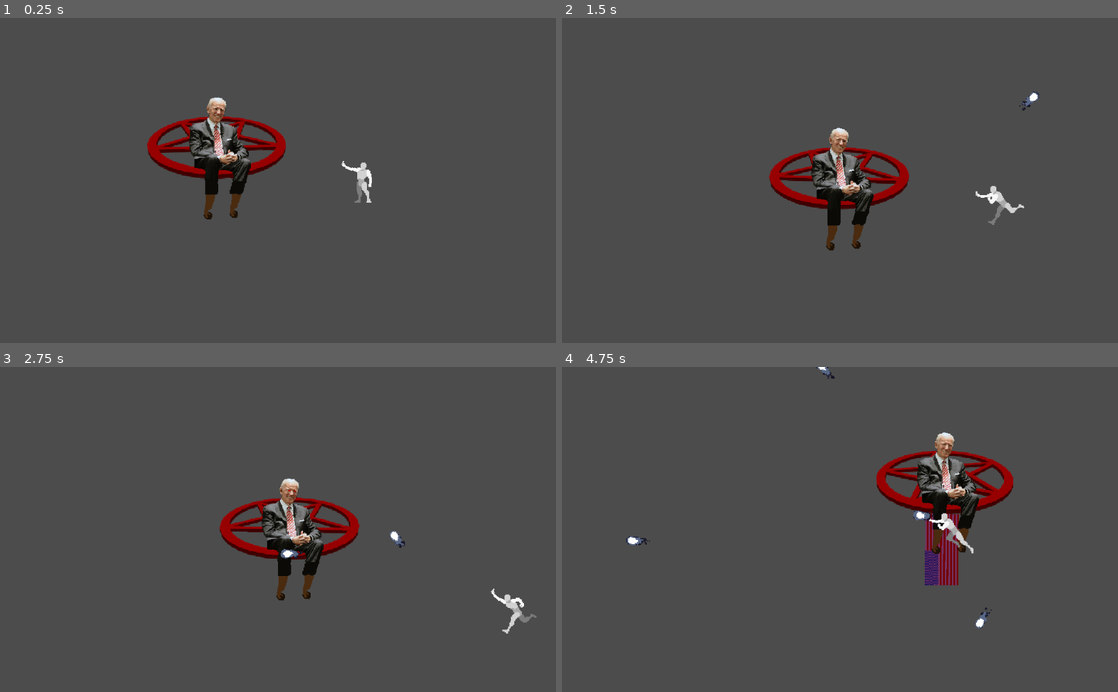
Above: before the commit, frames 1-4 (two rows, left to right).
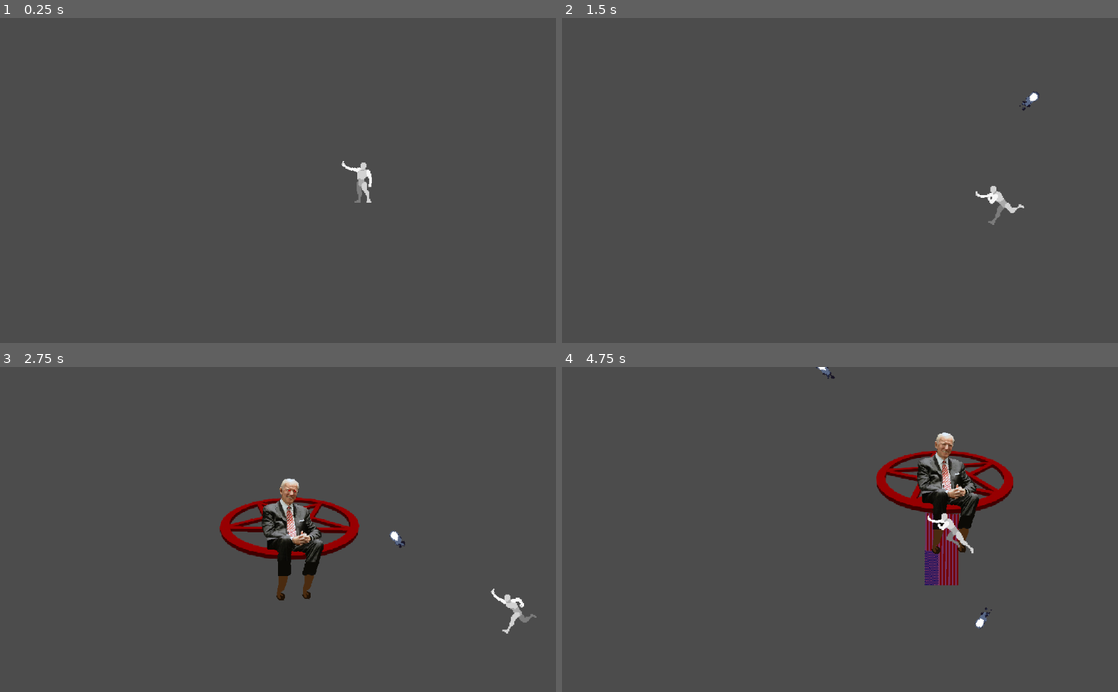
Above: after the commit, the same moments.

Repository: Fronzalo/Political_Counter
Game: Godot game, scene res://Biden_Testing_grounds.tscn
The game is run twice, just before and just after one commit, with the same random seed, the same clock (stepped at 60 frames per second) and the same inputs. This scene is started directly instead of the project's main scene.
Inputs (mouse positions are in pixels of both pictures, inside the frame that each line leads up to):
- Up to frame 1 (0.25 s): no input
- Up to frame 2 (1.5 s): move the mouse to (962, 164) at 0.52 s; hold D (right) 0.53-1.28 s; click (962, 164) at 0.6 s; move the mouse to (728, 196) at 1.27 s; hold S (down) from 1.28 s (still down); right-click (728, 196) at 1.35 s
- Up to frame 3 (2.75 s): click (166, 545) at 1.55 s; move the mouse to (333, 458) at 2.02 s; release S (down) at 2.03 s; hold D (right) from 2.03 s (still down); click (333, 458) at 2.1 s
- Up to frame 4 (4.75 s): move the mouse to (812, 594) at 2.77 s; release D (right) at 2.78 s; hold Up (up) 2.78-3.53 s; click (812, 594) at 2.85 s; move the mouse to (1006, 578) at 3.52 s; hold A (left) from 3.53 s (still down); right-click (1006, 578) at 3.6 s; click (1006, 578) at 3.8 s; move the mouse to (673, 480) at 4.27 s; click (673, 480) at 4.35 s

The runs differ from the first frame. In frame 1, 3.6% of the frame differs, in the area x 26-52%, y 24-62%; in frame 2, 3.6%; in frame 3, less than 0.1%; in frame 4, 0.2%.

Commit message:
bosses patch
boss patch

Diff:
--- a/Biden.gd
+++ b/Biden.gd
@@ -21,17 +21,22 @@
 var spawn_number
 var clip
 var clip_fired = 0
+var health = 5 #20
 onready var bullet = preload("res://Enemyprojectile.tscn")
 var enemy = preload("res://Enemy.tscn")
 var shootingenemy = preload("res://Shootingenemy.tscn")
 var bs = 0
 func _ready():
+	add_to_group("enemies")
 	size = get_viewport().get_visible_rect().size
 	side = "left"
 	$Shotgun.hide()
 	$Position2D.hide()
 	$"Lazer texture".hide()
 	$AnimationPlayer.play("Idle")
+
+func change_health(amount):
+	health =- amount
 
 func _physics_process(delta):
 	if started == false:
@@ -61,13 +66,25 @@
 				target.y = size.y/2
 				position = position.move_toward(target,speed * delta)
 	if firing == true:
-		if clip_fired != clip:
+		if clip_fired < clip:
 			shoot()
 			clip_fired += 1
 		else:
 			$Shotgun_Timer.stop()
 			$Position2D.hide()
+			$Biden.hide()
+			$Holster.show()
+			$AnimationPlayer.play("holster")
+			yield($AnimationPlayer, "animation_finished")
+			$Holster.hide()
+			$Biden.show()
+			firing = false
 			$Go.start()
+	if health <= 0:
+		PlayerInfo.change_score(+800)
+		#explode()
+		queue_free()
+
 
 
 
@@ -208,10 +225,10 @@
 	if sg_target_x == 0:
 		sg_target_x = -1*(rand_range(1,3)*200)
 	else:
-		sg_target_x = rand_range(1,3)*300
+		sg_target_x = rand_range(1,3)*200
 
 	sg_target_y = floor(rand_range(0,2))
 	if sg_target_y == 0:
 		sg_target_y = -1*(rand_range(1,3)*200)
 	else:
-		sg_target_y = rand_range(1,3)*300
+		sg_target_y = rand_range(1,3)*200
--- a/Biden.tscn
+++ b/Biden.tscn
@@ -10,6 +10,8 @@
 [ext_resource path="res://shotgun.png" type="Texture" id=8]
 [ext_resource path="res://Testing resources/Winchester12-RA_The_Sun_God-1722751268.ogg" type="AudioStream" id=9]
 [ext_resource path="res://shoot.tres" type="Animation" id=10]
+[ext_resource path="res://holster.png" type="Texture" id=11]
+[ext_resource path="res://Daco_785566 (2).png" type="Texture" id=12]
 
 [sub_resource type="CapsuleShape2D" id=1]
 radius = 22.7381
@@ -48,6 +50,22 @@
 "values": [ 0, 1, 2, 3, 4, 5, 6, 7, 0 ]
 }
 
+[sub_resource type="Animation" id=17]
+resource_name = "holster"
+length = 0.7
+tracks/0/type = "value"
+tracks/0/path = NodePath("Holster:frame")
+tracks/0/interp = 1
+tracks/0/loop_wrap = true
+tracks/0/imported = false
+tracks/0/enabled = true
+tracks/0/keys = {
+"times": PoolRealArray( 0, 0.1, 0.2, 0.3, 0.4, 0.5, 0.6, 0.7, 1 ),
+"transitions": PoolRealArray( 1, 1, 1, 1, 1, 1, 1, 1, 1 ),
+"update": 1,
+"values": [ 0, 1, 2, 3, 4, 5, 6, 7, 7 ]
+}
+
 [sub_resource type="Animation" id=4]
 resource_name = "shotgun"
 length = 0.7
@@ -87,7 +105,7 @@
 }
 
 [sub_resource type="Animation" id=6]
-length = 2.0
+length = 1.1
 tracks/0/type = "bezier"
 tracks/0/path = NodePath(".:scale:x")
 tracks/0/interp = 1
@@ -115,10 +133,10 @@
 tracks/2/imported = false
 tracks/2/enabled = true
 tracks/2/keys = {
-"times": PoolRealArray( 0, 0.7, 2 ),
-"transitions": PoolRealArray( 1, 1, 1 ),
-"update": 1,
-"values": [ false, true, false ]
+"times": PoolRealArray( 0, 0.5, 0.6, 1.1 ),
+"transitions": PoolRealArray( 1, 1, 1, 1 ),
+"update": 1,
+"values": [ false, false, true, false ]
 }
 
 [sub_resource type="Animation" id=7]
@@ -340,6 +358,47 @@
 "values": [ true, false ]
 }
 
+[sub_resource type="Animation" id=18]
+resource_name = "Explode"
+length = 1.1
+step = 0.05
+tracks/0/type = "value"
+tracks/0/path = NodePath("../EXPLODE:frame")
+tracks/0/interp = 1
+tracks/0/loop_wrap = true
+tracks/0/imported = false
+tracks/0/enabled = true
+tracks/0/keys = {
+"times": PoolRealArray( 0, 0.05, 0.1, 0.15, 0.2, 0.25, 0.3, 0.35, 0.4, 0.45, 0.5, 0.55, 0.6, 0.65, 0.7, 0.75, 0.8, 0.85, 0.9, 0.95, 1, 1.05, 1.1 ),
+"transitions": PoolRealArray( 1, 1, 1, 1, 1, 1, 1, 1, 1, 1, 1, 1, 1, 1, 1, 1, 1, 1, 1, 1, 1, 1, 1 ),
+"update": 1,
+"values": [ 0, 1, 2, 3, 4, 5, 6, 7, 8, 9, 10, 11, 12, 13, 14, 15, 16, 17, 18, 19, 22, 25, 27 ]
+}
+tracks/1/type = "value"
+tracks/1/path = NodePath("../EXPLODE:position")
+tracks/1/interp = 1
+tracks/1/loop_wrap = true
+tracks/1/imported = false
+tracks/1/enabled = true
+tracks/1/keys = {
+"times": PoolRealArray( 0, 1 ),
+"transitions": PoolRealArray( 1, 1 ),
+"update": 0,
+"values": [ Vector2( 1.52588e-05, -2.67029e-05 ), Vector2( 1.52588e-05, -26.5 ) ]
+}
+tracks/2/type = "value"
+tracks/2/path = NodePath("../Biden:visible")
+tracks/2/interp = 1
+tracks/2/loop_wrap = true
+tracks/2/imported = false
+tracks/2/enabled = true
+tracks/2/keys = {
+"times": PoolRealArray( 0, 0.55, 1.1 ),
+"transitions": PoolRealArray( 1, 1, 1 ),
+"update": 1,
+"values": [ true, false, false ]
+}
+
 [sub_resource type="Animation" id=13]
 length = 0.2
 loop = true
@@ -464,17 +523,17 @@
 scale = Vector2( 2, 2 )
 script = ExtResource( 3 )
 
-[node name="CollisionShape2D" type="CollisionShape2D" parent="."]
+[node name="hitbox" type="Area2D" parent="."]
 position = Vector2( 0, -9.13443 )
+collision_layer = 2
+
+[node name="hitbox" type="CollisionShape2D" parent="hitbox"]
 shape = SubResource( 1 )
-disabled = true
-__meta__ = {
-"_edit_lock_": true
-}
 
 [node name="AnimationPlayer" type="AnimationPlayer" parent="."]
 anims/Idle = SubResource( 2 )
 anims/charged = SubResource( 3 )
+anims/holster = SubResource( 17 )
 anims/shotgun = SubResource( 4 )
 
 [node name="Movement" type="AnimationPlayer" parent="."]
@@ -490,9 +549,10 @@
 "anims/Lazer end" = SubResource( 10 )
 anims/lazerbegin = SubResource( 11 )
 anims/shoot = ExtResource( 10 )
-anims/shoot_reversed = SubResource( 17 )
+anims/shoot_reversed = SubResource( 12 )
 
 [node name="AnimationPlayer" type="AnimationPlayer" parent="Lazer_animation"]
+anims/Explode = SubResource( 18 )
 anims/lazerflash = SubResource( 13 )
 
 [node name="Lazer_hitcast" type="RayCast2D" parent="."]
@@ -511,16 +571,20 @@
 shape = SubResource( 14 )
 
 [node name="Lazer texture" type="Sprite" parent="."]
+visible = false
+position = Vector2( 0, 86.871 )
 rotation = -1.5708
-scale = Vector2( 1.18438, 0.775 )
+scale = Vector2( 0.1, 0.775 )
 texture = ExtResource( 4 )
 offset = Vector2( -40, 0 )
 
 [node name="Biden" type="Sprite" parent="."]
+visible = false
 scale = Vector2( 0.354098, 0.354098 )
 texture = ExtResource( 1 )
 hframes = 3
 vframes = 3
+frame = 2
 __meta__ = {
 "_edit_lock_": true
 }
@@ -551,8 +615,19 @@
 texture = ExtResource( 5 )
 hframes = 3
 vframes = 3
+frame = 6
+
+[node name="Holster" type="Sprite" parent="."]
+visible = false
+position = Vector2( 0, -1.52588e-05 )
+scale = Vector2( 0.354, 0.354 )
+texture = ExtResource( 11 )
+hframes = 3
+vframes = 3
+frame = 7
 
 [node name="Position2D" type="Position2D" parent="."]
+visible = false
 position = Vector2( 11.368, 6.539 )
 scale = Vector2( 0.354, 0.354 )
 script = ExtResource( 6 )
@@ -574,6 +649,7 @@
 
 [node name="Fire" type="AudioStreamPlayer2D" parent="Position2D"]
 stream = ExtResource( 9 )
+pitch_scale = 0.9
 
 [node name="Shotgun_Timer" type="Timer" parent="."]
 wait_time = 2.0
@@ -583,6 +659,15 @@
 
 [node name="Fart" type="AudioStreamPlayer" parent="."]
 stream = ExtResource( 7 )
+
+[node name="EXPLODE" type="Sprite" parent="."]
+position = Vector2( 1.52588e-05, -26.5 )
+scale = Vector2( 2.79448, 3.44823 )
+texture = ExtResource( 12 )
+offset = Vector2( 2.944, 0 )
+hframes = 4
+vframes = 7
+frame = 27
 
 [connection signal="timeout" from="Go" to="." method="_on_Go_timeout"]
 [connection signal="area_entered" from="Lazer" to="." method="_on_Lazer_area_entered"]
--- a/Trump.gd
+++ b/Trump.gd
@@ -15,6 +15,7 @@
 var move = true
 var side
 var s
+var size
 var target = Vector2.ZERO
 var behaviour
 var movex
@@ -32,6 +33,7 @@
 
 func _ready():
 	add_to_group("enemies")
+	size = get_viewport().get_visible_rect().size
 
 func flip(face):
 	$Trump.flip_h = face
@@ -41,12 +43,14 @@
 	$Lazer.flip_h = face
 	if face == true:
 		$Missile_Position.position.x = -misslepos
-		$Lazer_Position.position.x = -lazerpos
-		$Lazer_Position/Lazer.position.x = -lazerpos/3
+		$Lazer_Position.position.x = -lazerpos/3
+		$Lazer_Position/Lazer.position.x = -lazerpos
+		$Lazer_Position.scale.x = -1
 	else:
 		$Missile_Position.position.x = misslepos
-		$Lazer_Position.position.x = lazerpos
-		$Lazer_Position/Lazer.position.x = lazerpos/3
+		$Lazer_Position.position.x = lazerpos/3
+		$Lazer_Position/Lazer.position.x = lazerpos
+		$Lazer_Position.scale.x = 1
 
 
 
@@ -79,7 +83,11 @@
 			$Attack_Timer.start()
 			if attacking == false:
 				missile()
-			else:
+			else: #makes trump not press against the wall
+				if movey <= global_position.y - movey or movey >= size.y + movey:
+					movey = clamp(movey, 50, size.y-50)
+				if movex <= global_position.x - movex or movex >= size.x + movex:
+					movex = clamp(movex, 100, size.x-100)
 				target = Vector2(movex, movey).normalized()
 				move_and_slide(target * speed)
 
@@ -100,6 +108,8 @@
 	$Go.stop()
 	$Pause.stop()
 	$Lazer.hide()
+	$missle_timer.stop()
+	$Lazer_Timer.stop()
 	$Missile.hide()
 	$Trump.hide()
 	$Dead_explosion.show()
--- a/Trump.tscn
+++ b/Trump.tscn
@@ -277,12 +277,12 @@
 [node name="Missile_Position" type="Position2D" parent="."]
 position = Vector2( -54.8272, -30.7244 )
 
-[node name="Area2D" type="Area2D" parent="."]
+[node name="hitbox" type="Area2D" parent="."]
 visible = false
 collision_layer = 2
 collision_mask = 2
 
-[node name="hitbox" type="CollisionShape2D" parent="Area2D"]
+[node name="hitbox" type="CollisionShape2D" parent="hitbox"]
 position = Vector2( 6.00677, -10.345 )
 shape = SubResource( 11 )
 
@@ -294,6 +294,7 @@
 one_shot = true
 
 [node name="Dead_explosion" type="Position2D" parent="."]
+visible = false
 
 [node name="Explosion" type="Sprite" parent="Dead_explosion"]
 position = Vector2( -37.6667, -42.6667 )
@@ -337,6 +338,6 @@
 [connection signal="timeout" from="Pause" to="." method="_on_Pause_timeout"]
 [connection signal="timeout" from="Go" to="." method="_on_Go_timeout"]
 [connection signal="timeout" from="Attack_Timer" to="." method="_on_Attack_Timer_timeout"]
-[connection signal="body_entered" from="Area2D" to="." method="_on_Area2D_body_entered"]
+[connection signal="body_entered" from="hitbox" to="." method="_on_Area2D_body_entered"]
 [connection signal="timeout" from="missle_timer" to="." method="_on_missle_timer_timeout"]
 [connection signal="timeout" from="Lazer_Timer" to="." method="_on_Lazer_Timer_timeout"]
--- a/chargedshot.gd
+++ b/chargedshot.gd
@@ -27,10 +27,10 @@
 
 
 
-
 func _on_Explosion_body_entered(body):
 	if body.is_in_group("enemies"):
 		body.health -= 4
+
 
 
 
--- a/projectile.gd
+++ b/projectile.gd
@@ -20,6 +20,8 @@
 func _on_projectile_body_entered(body):
 	if body.is_in_group("enemies"):
 		body.health -= 1
+		print(body.health)
+		yield(get_tree(),"idle_frame")
 	queue_free()
 
 
@@ -27,4 +29,10 @@
 func _on_projectile_area_entered(area):
 	if area.is_in_group("enemies"):
 		area.health -= 1
+		print(area.health)
+		yield(get_tree(),"idle_frame")
+	print(area.name)
+	if area.name == "hitbox":
+		area.get_parent().health -= 1
+		print(area.get_parent().health)
 	queue_free()
--- a/shoot.tres
+++ b/shoot.tres
@@ -2,6 +2,7 @@
 
 [resource]
 resource_name = "shoot"
+length = 1.1
 step = 0.05
 tracks/0/type = "bezier"
 tracks/0/path = NodePath("Position2D:position:x")
@@ -42,8 +43,20 @@
 tracks/3/imported = false
 tracks/3/enabled = true
 tracks/3/keys = {
-"times": PoolRealArray( 0, 1 ),
+"times": PoolRealArray( 0, 1.1 ),
 "transitions": PoolRealArray( 1, 1 ),
 "update": 1,
 "values": [ true, false ]
 }
+tracks/4/type = "value"
+tracks/4/path = NodePath("Position2D/Fire:pitch_scale")
+tracks/4/interp = 1
+tracks/4/loop_wrap = true
+tracks/4/imported = false
+tracks/4/enabled = true
+tracks/4/keys = {
+"times": PoolRealArray( 0, 0.624524 ),
+"transitions": PoolRealArray( 1, 1 ),
+"update": 0,
+"values": [ 1.15, 0.9 ]
+}
Not shown: 2 places in Biden.tscn that only renumber resources
Binary file added: Daco_785566 (2).png
Not shown, added: Daco_785566 (2).png.import
Binary file added: Daco_785566.png
Not shown, added: Daco_785566.png.import
Not shown: 1 places in chargeshot.tscn that only renumber resources
Binary file added: explodew.png
Not shown, added: explodew.png.import
Binary file added: holster.png
Not shown, added: holster.png.import
